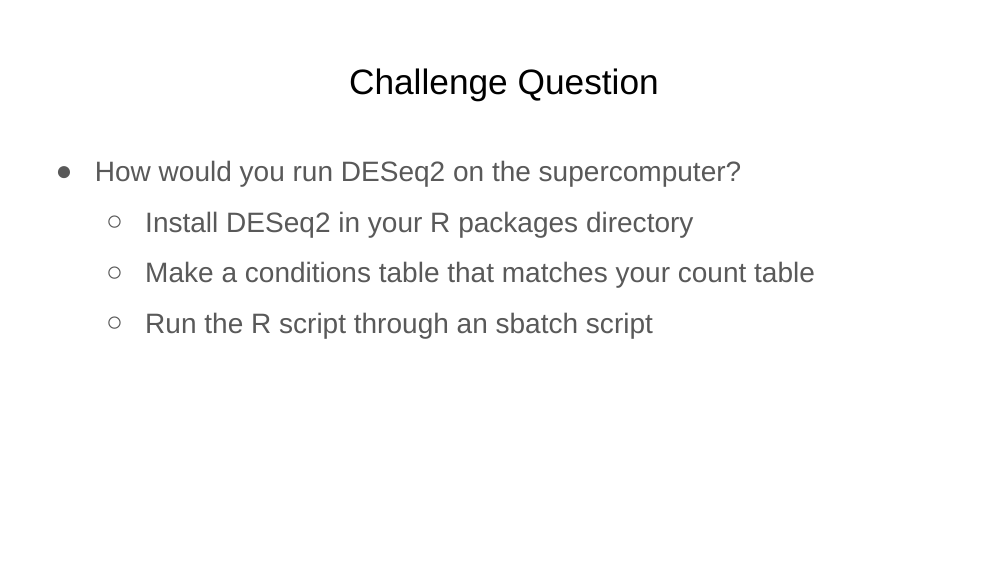
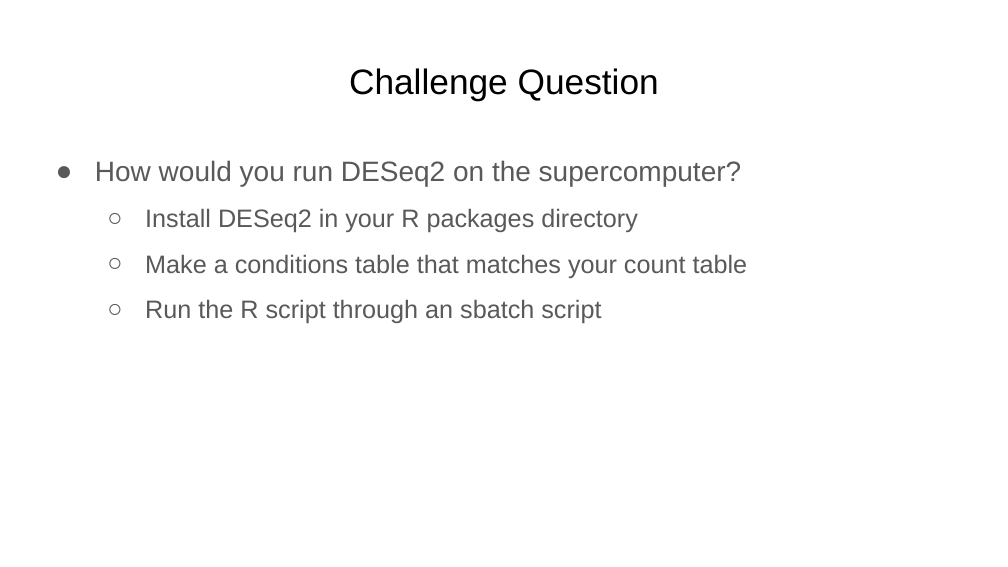
Before and after one commit to Dowell-Lab/srworkshop, a slide deck: slide 13 of day07/slides/Day7_slides.pptx (slide 14 before the commit). Drawn at 1008x567 pixels with LibreOffice and Linux fonts; fonts in the diff are those of the drawing. Boxes give left, top, right and bottom in pixels: in the first picture for what was removed or moved away, otherwise in the second. Text is boxed around its words. In the diff, an @@ line names an element or a change of style, - is before the commit and + after.

```diff
--- a/day07/slides/Day7_slides.pptx
+++ b/day07/slides/Day7_slides.pptx
@@ text at bbox=[145, 208, 748, 323]: size 20 to 18 pt in "Install DESeq2 in your R packages directory", "Make a conditions table that matches your ...", "Run the R script through an sbatch ..."; indent changed @@
```
Also in this commit, not shown: 2 other slides changed, 1 slide removed.
